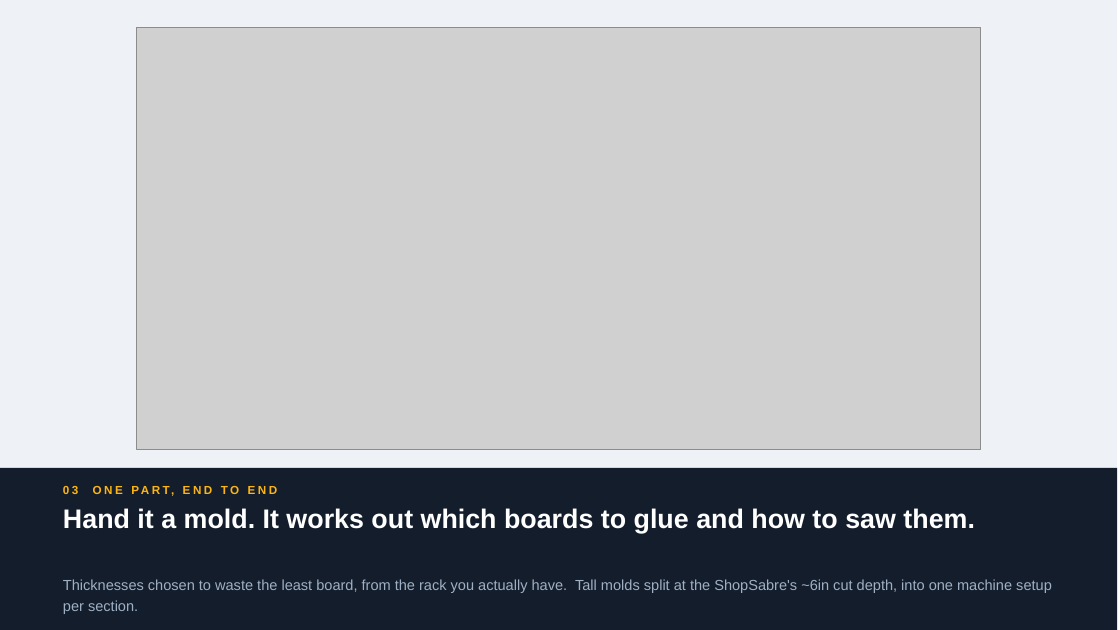
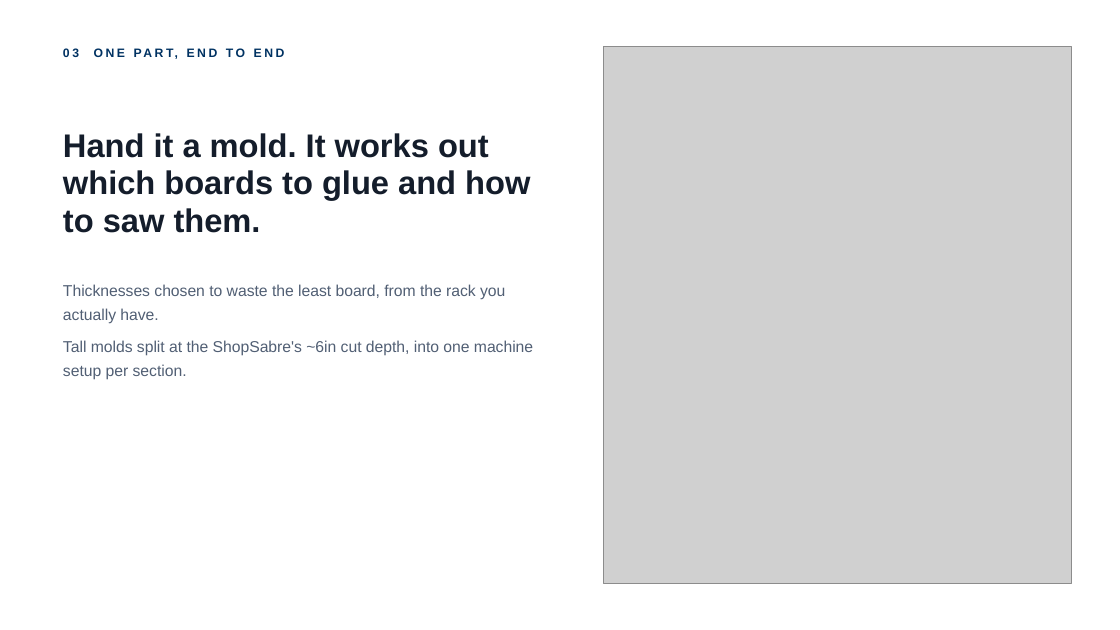
Before and after one commit to Jinxiewinx/feb-composites-applications, a slide deck: slide 10 of 06 Pitch/sn6-app-deck.pptx. Drawn at 1120x630 pixels with LibreOffice and Linux fonts; fonts in the diff are those of the drawing; grey boxes stand for pictures. Boxes give left, top, right and bottom in pixels: in the first picture for what was removed or moved away, otherwise in the second. Text is boxed around its words. In the diff, an @@ line names an element or a change of style, - is before the commit and + after.

```diff
--- a/06 Pitch/sn6-app-deck.pptx
+++ b/06 Pitch/sn6-app-deck.pptx
@@ rectangle removed at box(0, 0, 1117, 468) @@
@@ text "03 ONE PART, END TO ...": place and size @@
-text "03 ONE PART, END TO ..." at box(63, 486, 79, 494)
+text "03 ONE PART, END TO ..." at box(63, 48, 79, 57)
@@ text "03 ONE PART, END TO ..." at box(63, 48, 79, 57): size 10 to 10.5 pt, text colour #FDB515 to #003262 @@
@@ picture: place and size @@
-picture at box(137, 28, 981, 450)
+picture at box(603, 46, 1071, 584)
@@ text "Hand it a mold. It ...": place and size @@
-text "Hand it a mold. It ..." at box(63, 508, 975, 533)
+text "Hand it a mold. It ..." at box(63, 133, 530, 233)
@@ text "Hand it a mold. It ..." at box(63, 133, 530, 233): size 23 to 28 pt, text colour #FFFFFF to #141D2B; line spacing 26pt to 32.2pt @@
@@ text at box(63, 284, 533, 380): text changed; size 12.5 to 13.5 pt; text colour #9FB0C4 to #515F74 @@
-Thicknesses chosen to waste the least board, from the rack you actually have. Tall molds split at the ShopSabre's ~6in cut depth, into one machine setup per section.
+Thicknesses chosen to waste the least board, from the rack you actually have.
+Tall molds split at the ShopSabre's ~6in cut depth, into one machine setup per section.
@@ rectangle removed at box(0, 468, 1117, 630) @@
```
Also in this commit, not shown: 19 other slides changed, 6 other files.
